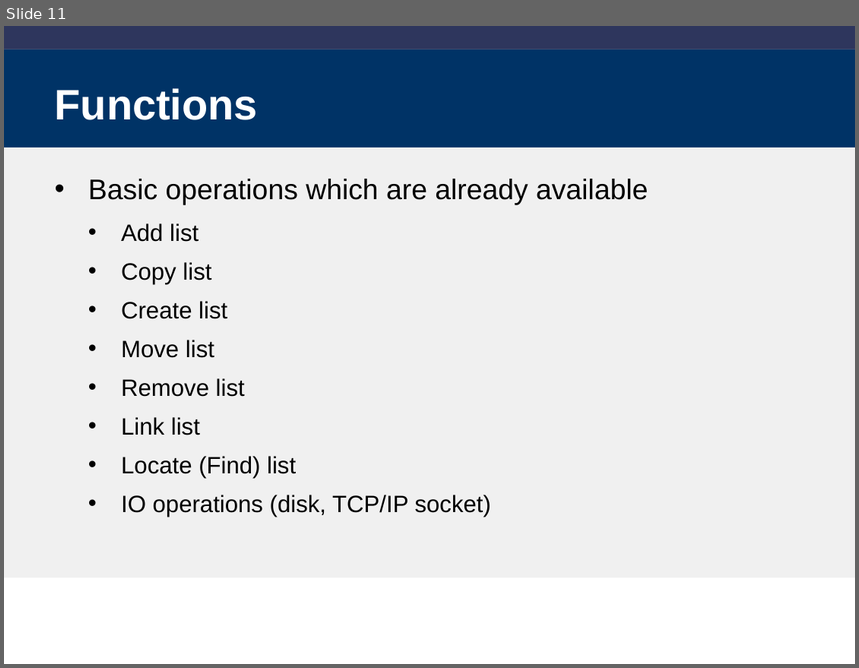
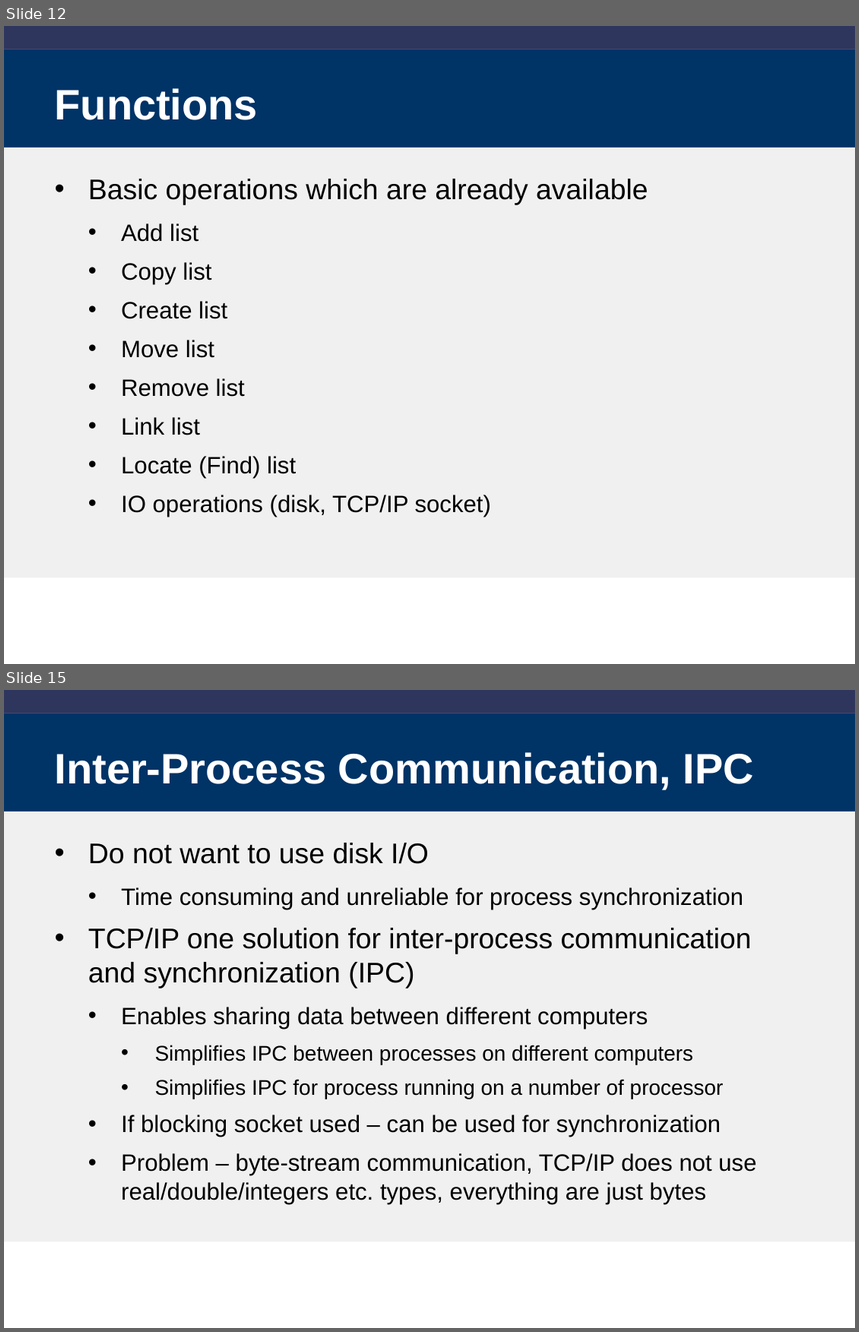
Before and after one commit to libm3l/libm3l, a slide deck: clibm-3l.ppt. Shown one above the other, each under a label of ours: slide 11 before the commit, slides 12 and 15 after it; the slides between them are not shown. The pictures are 859x668 and 859x1332 pixels, drawn with LibreOffice and Linux fonts; fonts in the diff are those of the drawing; background and template pictures are left out. Boxes give left, top, right and bottom in pixels: in the first picture for what was removed or moved away, otherwise in the second. Text is boxed around its words. In the diff, an @@ line names an element or a change of style, - is before the commit and + after.

```diff
--- a/clibm-3l.ppt
+++ b/clibm-3l.ppt
@@ slide 15 added at box(4, 690, 855, 1328), background picture (left out); not listed: 3 template elements that a slide beside it also shows @@
@@ title added at box(55, 752, 754, 790), 36 pt, text #FFFFFF, bold @@
+Inter-Process Communication, IPC
@@ text added at box(88, 843, 756, 1205), 20 pt, text #000000 @@
+• Do not want to use disk I/O
+  • Time consuming and unreliable for process synchronization
+• TCP/IP one solution for inter-process communication and synchronization (IPC)
+  • Enables sharing data between different computers
+    • Simplifies IPC between processes on different computers
+    • Simplifies IPC for process running on a number of processor
+  • If blocking socket used – can be used for synchronization
+  • Problem – byte-stream communication, TCP/IP does not use real/double/integers etc. types, everything are just bytes
@@ what was slide 11 is now slide 12 @@
```
Also in this commit, not shown: 15 slides changed, 6 other slides added, 5 other files.
